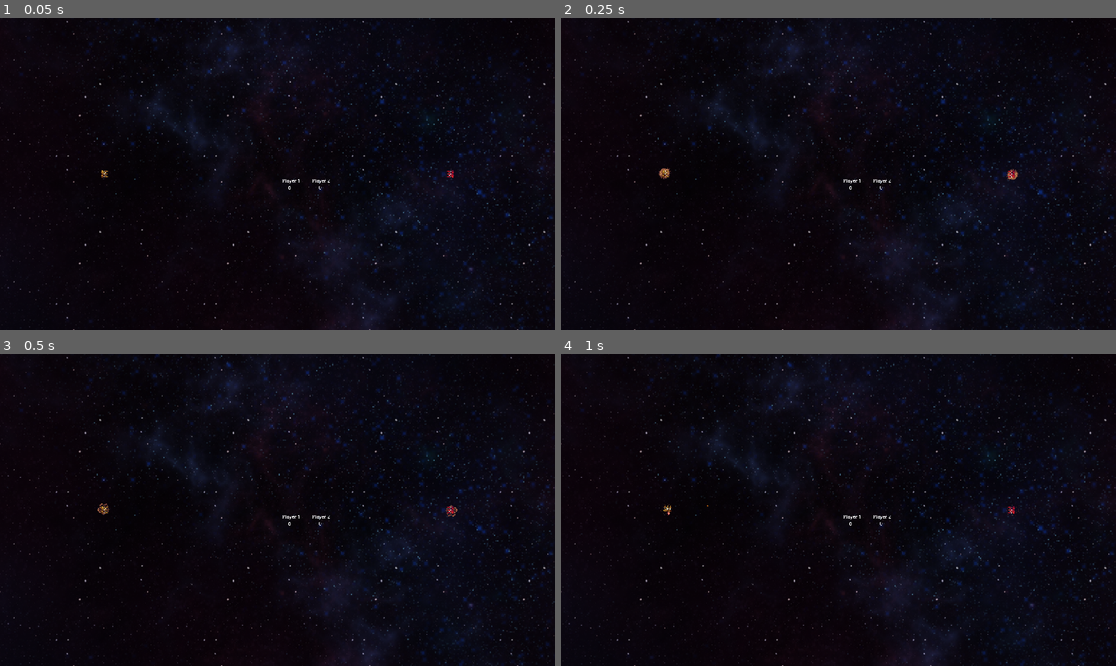
Above: before the commit, frames 1-4 (two rows, left to right).
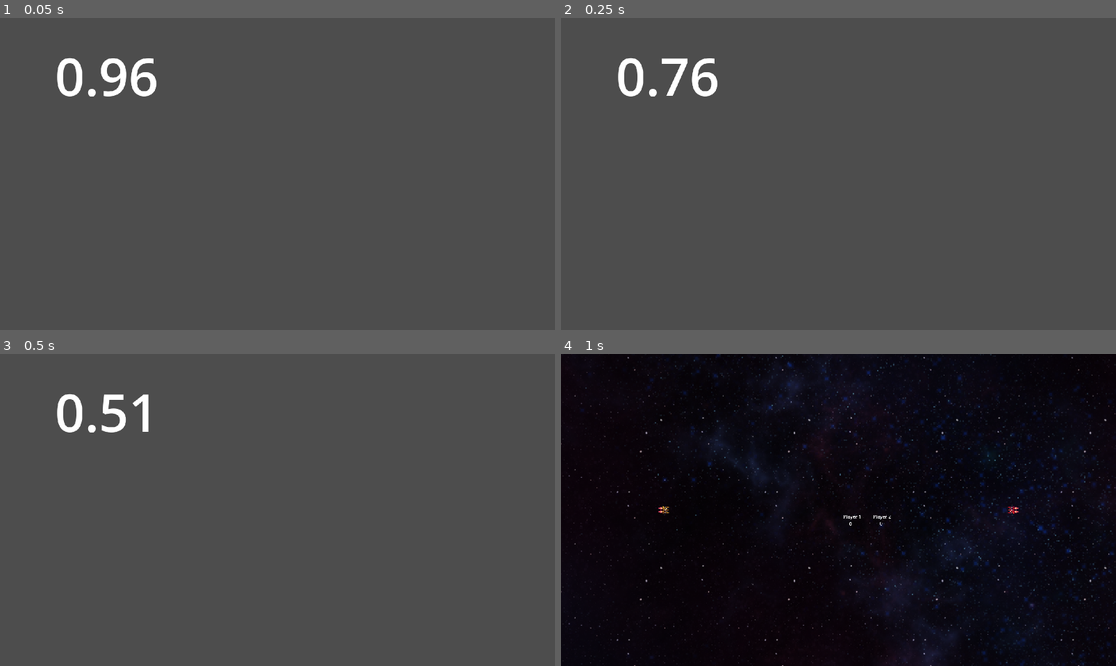
Above: after the commit, the same moments.

Repository: paul-asvb/dragonfly-red
Game: Godot game, scene res://scenes/root.tscn
Two runs of this game, one before a commit and one after it. Both use one fixed random seed, a clock stepped at 60 frames per second and the inputs below.
Inputs:
- Up to frame 1 (0.05 s): no input
- Up to frame 2 (0.25 s): no input
- Up to frame 3 (0.5 s): no input
- Up to frame 4 (1 s): hold Right (player01_right) from 0.53 s (still down); tap Down (player01_shoot) at 0.6 s

The runs differ from the first frame. In frame 1, 100% of the frame differs, in the area x 0-100%, y 0-100%; in frame 2, 100%; in frame 3, 100%; in frame 4, less than 0.1%.

Commit message:
feat: gameloop working

Diff:
--- /dev/null
+++ b/scenes/exposion.tres
@@ -0,0 +1,88 @@
+[gd_resource type="SpriteFrames" load_steps=13 format=3 uid="uid://bvxntjf2bn7wd"]
+
+[ext_resource type="Texture2D" uid="uid://dxrnbmgx7m1ms" path="res://assets/fire/explosions/848.png" id="1_y4nik"]
+
+[sub_resource type="AtlasTexture" id="AtlasTexture_m2egr"]
+atlas = ExtResource("1_y4nik")
+region = Rect2(0, 256, 64, 64)
+
+[sub_resource type="AtlasTexture" id="AtlasTexture_v0nvl"]
+atlas = ExtResource("1_y4nik")
+region = Rect2(64, 256, 64, 64)
+
+[sub_resource type="AtlasTexture" id="AtlasTexture_6l0al"]
+atlas = ExtResource("1_y4nik")
+region = Rect2(128, 256, 64, 64)
+
+[sub_resource type="AtlasTexture" id="AtlasTexture_qnedm"]
+atlas = ExtResource("1_y4nik")
+region = Rect2(192, 256, 64, 64)
+
+[sub_resource type="AtlasTexture" id="AtlasTexture_6gk1o"]
+atlas = ExtResource("1_y4nik")
+region = Rect2(256, 256, 64, 64)
+
+[sub_resource type="AtlasTexture" id="AtlasTexture_cc3x1"]
+atlas = ExtResource("1_y4nik")
+region = Rect2(320, 256, 64, 64)
+
+[sub_resource type="AtlasTexture" id="AtlasTexture_ovuk1"]
+atlas = ExtResource("1_y4nik")
+region = Rect2(384, 256, 64, 64)
+
+[sub_resource type="AtlasTexture" id="AtlasTexture_acsqs"]
+atlas = ExtResource("1_y4nik")
+region = Rect2(448, 256, 64, 64)
+
+[sub_resource type="AtlasTexture" id="AtlasTexture_gsja0"]
+atlas = ExtResource("1_y4nik")
+region = Rect2(512, 256, 64, 64)
+
+[sub_resource type="AtlasTexture" id="AtlasTexture_rmswl"]
+atlas = ExtResource("1_y4nik")
+region = Rect2(576, 256, 64, 64)
+
+[sub_resource type="AtlasTexture" id="AtlasTexture_ue5cl"]
+atlas = ExtResource("1_y4nik")
+region = Rect2(640, 256, 64, 64)
+
+[resource]
+animations = [{
+"frames": [{
+"duration": 1.0,
+"texture": SubResource("AtlasTexture_m2egr")
+}, {
+"duration": 1.0,
+"texture": SubResource("AtlasTexture_v0nvl")
+}, {
+"duration": 1.0,
+"texture": SubResource("AtlasTexture_6l0al")
+}, {
+"duration": 1.0,
+"texture": SubResource("AtlasTexture_qnedm")
+}, {
+"duration": 1.0,
+"texture": SubResource("AtlasTexture_6gk1o")
+}, {
+"duration": 1.0,
+"texture": SubResource("AtlasTexture_cc3x1")
+}, {
+"duration": 1.0,
+"texture": SubResource("AtlasTexture_ovuk1")
+}, {
+"duration": 1.0,
+"texture": SubResource("AtlasTexture_acsqs")
+}, {
+"duration": 1.0,
+"texture": SubResource("AtlasTexture_gsja0")
+}, {
+"duration": 1.0,
+"texture": SubResource("AtlasTexture_rmswl")
+}, {
+"duration": 1.0,
+"texture": SubResource("AtlasTexture_ue5cl")
+}],
+"loop": false,
+"name": &"explosion",
+"speed": 16.0
+}]
--- a/scenes/root.tscn
+++ b/scenes/root.tscn
@@ -1,10 +1,17 @@
-[gd_scene load_steps=3 format=3 uid="uid://klfswh2vs5qd"]
+[gd_scene load_steps=2 format=3 uid="uid://klfswh2vs5qd"]
 
 [ext_resource type="Script" path="res://scripts/root.gd" id="1_q3vs3"]
-[ext_resource type="PackedScene" uid="uid://bqjwkg80s5og1" path="res://scenes/score.tscn" id="2_q82p7"]
 
-[node name="Node2D" type="Node2D"]
+[node name="root" type="Node2D"]
 script = ExtResource("1_q3vs3")
 
-[node name="Score" parent="." instance=ExtResource("2_q82p7")]
-position = Vector2(373, 40)
+[node name="Timer" type="Timer" parent="."]
+one_shot = true
+
+[node name="TimeText" type="RichTextLabel" parent="."]
+offset_left = 190.0
+offset_top = 76.0
+offset_right = 1703.0
+offset_bottom = 929.0
+theme_override_font_sizes/normal_font_size = 180
+text = "Start"
--- /dev/null
+++ b/scenes/ships.tres
@@ -0,0 +1,87 @@
+[gd_resource type="SpriteFrames" load_steps=13 format=3 uid="uid://bwfig1ycxr3gs"]
+
+[ext_resource type="Texture2D" uid="uid://b4dlxh5kexftb" path="res://assets/lightning/Lightning_yellow.png" id="2_00nck"]
+[ext_resource type="Texture2D" uid="uid://dagl7y3rms45g" path="res://assets/lightning/Lightning_red.png" id="3_dt8gi"]
+
+[sub_resource type="AtlasTexture" id="AtlasTexture_3xhbi"]
+atlas = ExtResource("2_00nck")
+region = Rect2(0, 0, 32, 32)
+
+[sub_resource type="AtlasTexture" id="AtlasTexture_kep1x"]
+atlas = ExtResource("2_00nck")
+region = Rect2(0, 32, 32, 32)
+
+[sub_resource type="AtlasTexture" id="AtlasTexture_ho5lp"]
+atlas = ExtResource("2_00nck")
+region = Rect2(0, 64, 32, 32)
+
+[sub_resource type="AtlasTexture" id="AtlasTexture_jyrv3"]
+atlas = ExtResource("2_00nck")
+region = Rect2(0, 96, 32, 32)
+
+[sub_resource type="AtlasTexture" id="AtlasTexture_88hhq"]
+atlas = ExtResource("2_00nck")
+region = Rect2(0, 128, 32, 32)
+
+[sub_resource type="AtlasTexture" id="AtlasTexture_vsuil"]
+atlas = ExtResource("3_dt8gi")
+region = Rect2(0, 0, 32, 32)
+
+[sub_resource type="AtlasTexture" id="AtlasTexture_gcwo8"]
+atlas = ExtResource("3_dt8gi")
+region = Rect2(0, 32, 32, 32)
+
+[sub_resource type="AtlasTexture" id="AtlasTexture_eav6w"]
+atlas = ExtResource("3_dt8gi")
+region = Rect2(0, 64, 32, 32)
+
+[sub_resource type="AtlasTexture" id="AtlasTexture_ja18x"]
+atlas = ExtResource("3_dt8gi")
+region = Rect2(0, 96, 32, 32)
+
+[sub_resource type="AtlasTexture" id="AtlasTexture_l5crh"]
+atlas = ExtResource("3_dt8gi")
+region = Rect2(0, 128, 32, 32)
+
+[resource]
+animations = [{
+"frames": [{
+"duration": 1.0,
+"texture": SubResource("AtlasTexture_3xhbi")
+}, {
+"duration": 1.0,
+"texture": SubResource("AtlasTexture_kep1x")
+}, {
+"duration": 1.0,
+"texture": SubResource("AtlasTexture_ho5lp")
+}, {
+"duration": 1.0,
+"texture": SubResource("AtlasTexture_jyrv3")
+}, {
+"duration": 1.0,
+"texture": SubResource("AtlasTexture_88hhq")
+}],
+"loop": true,
+"name": &"ship1",
+"speed": 5.0
+}, {
+"frames": [{
+"duration": 1.0,
+"texture": SubResource("AtlasTexture_vsuil")
+}, {
+"duration": 1.0,
+"texture": SubResource("AtlasTexture_gcwo8")
+}, {
+"duration": 1.0,
+"texture": SubResource("AtlasTexture_eav6w")
+}, {
+"duration": 1.0,
+"texture": SubResource("AtlasTexture_ja18x")
+}, {
+"duration": 1.0,
+"texture": SubResource("AtlasTexture_l5crh")
+}],
+"loop": true,
+"name": &"ship2",
+"speed": 5.0
+}]
--- a/scenes/spaceship.tscn
+++ b/scenes/spaceship.tscn
@@ -1,181 +1,15 @@
-[gd_scene load_steps=35 format=3 uid="uid://krus3yjw5wwe"]
+[gd_scene load_steps=12 format=3 uid="uid://krus3yjw5wwe"]
 
 [ext_resource type="Script" path="res://scripts/spaceship.gd" id="1_6ap85"]
-[ext_resource type="Texture2D" uid="uid://dxrnbmgx7m1ms" path="res://assets/fire/explosions/848.png" id="2_wisjm"]
-[ext_resource type="Texture2D" uid="uid://dagl7y3rms45g" path="res://assets/lightning/Lightning_red.png" id="3_1tg3k"]
-[ext_resource type="Texture2D" uid="uid://b4dlxh5kexftb" path="res://assets/lightning/Lightning_yellow.png" id="3_8h62c"]
+[ext_resource type="SpriteFrames" uid="uid://bvxntjf2bn7wd" path="res://scenes/exposion.tres" id="2_aetoa"]
 [ext_resource type="Texture2D" uid="uid://bymb345eutwgw" path="res://assets/fire/All_Fire_Bullet_Pixel_16x16_01.png" id="3_a0ed7"]
+[ext_resource type="SpriteFrames" uid="uid://bwfig1ycxr3gs" path="res://scenes/ships.tres" id="3_pxdrs"]
 
 [sub_resource type="PhysicsMaterial" id="PhysicsMaterial_vhclo"]
 bounce = 0.2
 
 [sub_resource type="CircleShape2D" id="CircleShape2D_ucypv"]
 radius = 13.1529
-
-[sub_resource type="AtlasTexture" id="AtlasTexture_m2egr"]
-atlas = ExtResource("2_wisjm")
-region = Rect2(0, 256, 64, 64)
-
-[sub_resource type="AtlasTexture" id="AtlasTexture_v0nvl"]
-atlas = ExtResource("2_wisjm")
-region = Rect2(64, 256, 64, 64)
-
-[sub_resource type="AtlasTexture" id="AtlasTexture_6l0al"]
-atlas = ExtResource("2_wisjm")
-region = Rect2(128, 256, 64, 64)
-
-[sub_resource type="AtlasTexture" id="AtlasTexture_qnedm"]
-atlas = ExtResource("2_wisjm")
-region = Rect2(192, 256, 64, 64)
-
-[sub_resource type="AtlasTexture" id="AtlasTexture_6gk1o"]
-atlas = ExtResource("2_wisjm")
-region = Rect2(256, 256, 64, 64)
-
-[sub_resource type="AtlasTexture" id="AtlasTexture_cc3x1"]
-atlas = ExtResource("2_wisjm")
-region = Rect2(320, 256, 64, 64)
-
-[sub_resource type="AtlasTexture" id="AtlasTexture_ovuk1"]
-atlas = ExtResource("2_wisjm")
-region = Rect2(384, 256, 64, 64)
-
-[sub_resource type="AtlasTexture" id="AtlasTexture_acsqs"]
-atlas = ExtResource("2_wisjm")
-region = Rect2(448, 256, 64, 64)
-
-[sub_resource type="AtlasTexture" id="AtlasTexture_gsja0"]
-atlas = ExtResource("2_wisjm")
-region = Rect2(512, 256, 64, 64)
-
-[sub_resource type="AtlasTexture" id="AtlasTexture_rmswl"]
-atlas = ExtResource("2_wisjm")
-region = Rect2(576, 256, 64, 64)
-
-[sub_resource type="AtlasTexture" id="AtlasTexture_ue5cl"]
-atlas = ExtResource("2_wisjm")
-region = Rect2(640, 256, 64, 64)
-
-[sub_resource type="AtlasTexture" id="AtlasTexture_3xhbi"]
-atlas = ExtResource("3_8h62c")
-region = Rect2(0, 0, 32, 32)
-
-[sub_resource type="AtlasTexture" id="AtlasTexture_kep1x"]
-atlas = ExtResource("3_8h62c")
-region = Rect2(0, 32, 32, 32)
-
-[sub_resource type="AtlasTexture" id="AtlasTexture_ho5lp"]
-atlas = ExtResource("3_8h62c")
-region = Rect2(0, 64, 32, 32)
-
-[sub_resource type="AtlasTexture" id="AtlasTexture_jyrv3"]
-atlas = ExtResource("3_8h62c")
-region = Rect2(0, 96, 32, 32)
-
-[sub_resource type="AtlasTexture" id="AtlasTexture_88hhq"]
-atlas = ExtResource("3_8h62c")
-region = Rect2(0, 128, 32, 32)
-
-[sub_resource type="AtlasTexture" id="AtlasTexture_vsuil"]
-atlas = ExtResource("3_1tg3k")
-region = Rect2(0, 0, 32, 32)
-
-[sub_resource type="AtlasTexture" id="AtlasTexture_gcwo8"]
-atlas = ExtResource("3_1tg3k")
-region = Rect2(0, 32, 32, 32)
-
-[sub_resource type="AtlasTexture" id="AtlasTexture_eav6w"]
-atlas = ExtResource("3_1tg3k")
-region = Rect2(0, 64, 32, 32)
-
-[sub_resource type="AtlasTexture" id="AtlasTexture_ja18x"]
-atlas = ExtResource("3_1tg3k")
-region = Rect2(0, 96, 32, 32)
-
-[sub_resource type="AtlasTexture" id="AtlasTexture_l5crh"]
-atlas = ExtResource("3_1tg3k")
-region = Rect2(0, 128, 32, 32)
-
-[sub_resource type="SpriteFrames" id="SpriteFrames_i121h"]
-animations = [{
-"frames": [{
-"duration": 1.0,
-"texture": SubResource("AtlasTexture_m2egr")
-}, {
-"duration": 1.0,
-"texture": SubResource("AtlasTexture_v0nvl")
-}, {
-"duration": 1.0,
-"texture": SubResource("AtlasTexture_6l0al")
-}, {
-"duration": 1.0,
-"texture": SubResource("AtlasTexture_qnedm")
-}, {
-"duration": 1.0,
-"texture": SubResource("AtlasTexture_6gk1o")
-}, {
-"duration": 1.0,
-"texture": SubResource("AtlasTexture_cc3x1")
-}, {
-"duration": 1.0,
-"texture": SubResource("AtlasTexture_ovuk1")
-}, {
-"duration": 1.0,
-"texture": SubResource("AtlasTexture_acsqs")
-}, {
-"duration": 1.0,
-"texture": SubResource("AtlasTexture_gsja0")
-}, {
-"duration": 1.0,
-"texture": SubResource("AtlasTexture_rmswl")
-}, {
-"duration": 1.0,
-"texture": SubResource("AtlasTexture_ue5cl")
-}],
-"loop": false,
-"name": &"explosion",
-"speed": 16.0
-}, {
-"frames": [{
-"duration": 1.0,
-"texture": SubResource("AtlasTexture_3xhbi")
-}, {
-"duration": 1.0,
-"texture": SubResource("AtlasTexture_kep1x")
-}, {
-"duration": 1.0,
-"texture": SubResource("AtlasTexture_ho5lp")
-}, {
-"duration": 1.0,
-"texture": SubResource("AtlasTexture_jyrv3")
-}, {
-"duration": 1.0,
-"texture": SubResource("AtlasTexture_88hhq")
-}],
-"loop": true,
-"name": &"ship1",
-"speed": 5.0
-}, {
-"frames": [{
-"duration": 1.0,
-"texture": SubResource("AtlasTexture_vsuil")
-}, {
-"duration": 1.0,
-"texture": SubResource("AtlasTexture_gcwo8")
-}, {
-"duration": 1.0,
-"texture": SubResource("AtlasTexture_eav6w")
-}, {
-"duration": 1.0,
-"texture": SubResource("AtlasTexture_ja18x")
-}, {
-"duration": 1.0,
-"texture": SubResource("AtlasTexture_l5crh")
-}],
-"loop": true,
-"name": &"ship2",
-"speed": 5.0
-}]
 
 [sub_resource type="AtlasTexture" id="AtlasTexture_fg7m2"]
 atlas = ExtResource("3_a0ed7")
@@ -225,14 +59,13 @@
 one_way_collision_margin = 0.0
 
 [node name="explosion" type="AnimatedSprite2D" parent="."]
-sprite_frames = SubResource("SpriteFrames_i121h")
-animation = &"ship2"
+sprite_frames = ExtResource("2_aetoa")
+animation = &"explosion"
 autoplay = "explosion"
 
 [node name="body" type="AnimatedSprite2D" parent="."]
-sprite_frames = SubResource("SpriteFrames_i121h")
+sprite_frames = ExtResource("3_pxdrs")
 animation = &"ship1"
-autoplay = "explosion"
 
 [node name="fire_left" type="AnimatedSprite2D" parent="."]
 position = Vector2(-6.50394, 17)
--- a/scripts/bullet.gd
+++ b/scripts/bullet.gd
@@ -17,5 +17,6 @@
 	queue_free()
 
 func _on_body_entered(body: Node2D) -> void:
-	if body.has_signal("hit"):
-		body.emit_signal("hit",belongs_to)
+	if "ship" in body:
+		if body.get("ship") != belongs_to:
+			body.emit_signal("hit",belongs_to)
--- a/scripts/game.gd
+++ b/scripts/game.gd
@@ -4,6 +4,11 @@
 const SPACESHIP = preload("res://scenes/spaceship.tscn")
 var spaceship1
 var spaceship2
+# This enum lists all the possible states the character can be in.
+enum States {WAITING, RUNNING}
+
+# This variable keeps track of the character's current state.
+var state: States = States.WAITING
 
 func _ready() -> void:
 	spaceship1 = SPACESHIP.instantiate().with_data(1)
@@ -17,6 +22,7 @@
 	spaceship2.position = Vector2(600,0)
 
 func reset(int) -> void:
+	await get_tree().create_timer(2).timeout
 	get_tree().reload_current_scene()
 
 
--- a/scripts/root.gd
+++ b/scripts/root.gd
@@ -6,6 +6,8 @@
 
 # Called when the node enters the scene tree for the first time.
 func _ready() -> void:
+	$Timer.start()
+	await  $Timer.timeout
 	game = GAME.instantiate()
 	add_child(game)
 	add_child(SCORE.instantiate())
@@ -14,10 +16,10 @@
 
 # Called every frame. 'delta' is the elapsed time since the previous frame.
 func reset(int) -> void:
-	await get_tree().create_timer(5).timeout
-	#game.reset(0)
+	print("reset")
 
-
+func _process(delta: float) -> void:
+	$TimeText.text = str($Timer.time_left).pad_decimals(2)
 
 func _on_tree_exited() -> void:
 	EventBus.spaceship_hit.disconnect(reset)
--- a/scripts/score.gd
+++ b/scripts/score.gd
@@ -3,12 +3,6 @@
 var score_p1=0
 var score_p2=0
 
-# Called when the node enters the scene tree for the first time.
-func _ready() -> void:
-	pass # Replace with function body.
-
-
-# Called when the node enters the scene tree for the first time.
 func run(id) -> void:
 
 	if id == 1:
@@ -19,11 +13,8 @@
 		score_p2 = score_p2+ 1
 		$p2.text = str(score_p2)
 
-# Called every frame. 'delta' is the elapsed time since the previous frame.
 func _process(delta: float) -> void:
 	pass
-
-
 
 
 func _on_tree_exiting() -> void:
--- a/scripts/spaceship.gd
+++ b/scripts/spaceship.gd
@@ -20,6 +20,7 @@
 	return self
 
 func _ready() -> void:
+	$explosion.visible = false
 	if ship == 1:
 		$body.set_animation("ship1")
 	else:
@@ -39,7 +40,7 @@
 	if shoot_button:
 		var bullet_instance = BULLET.instantiate()
 		bullet_instance.belongs_to =ship
-		get_tree().root.add_child(bullet_instance)
+		get_parent().add_child(bullet_instance)
 		bullet_instance.rotation_degrees = rotation_degrees - 90
 		bullet_instance.position = position
 
@@ -71,5 +72,6 @@
 
 func _on_hit(by) -> void:
 	if ship != by:
-		$body.set_animation("explosion")
+		$body.visible = false
+		$explosion.play("explosion")
 		EventBus.spaceship_hit.emit(ship)
